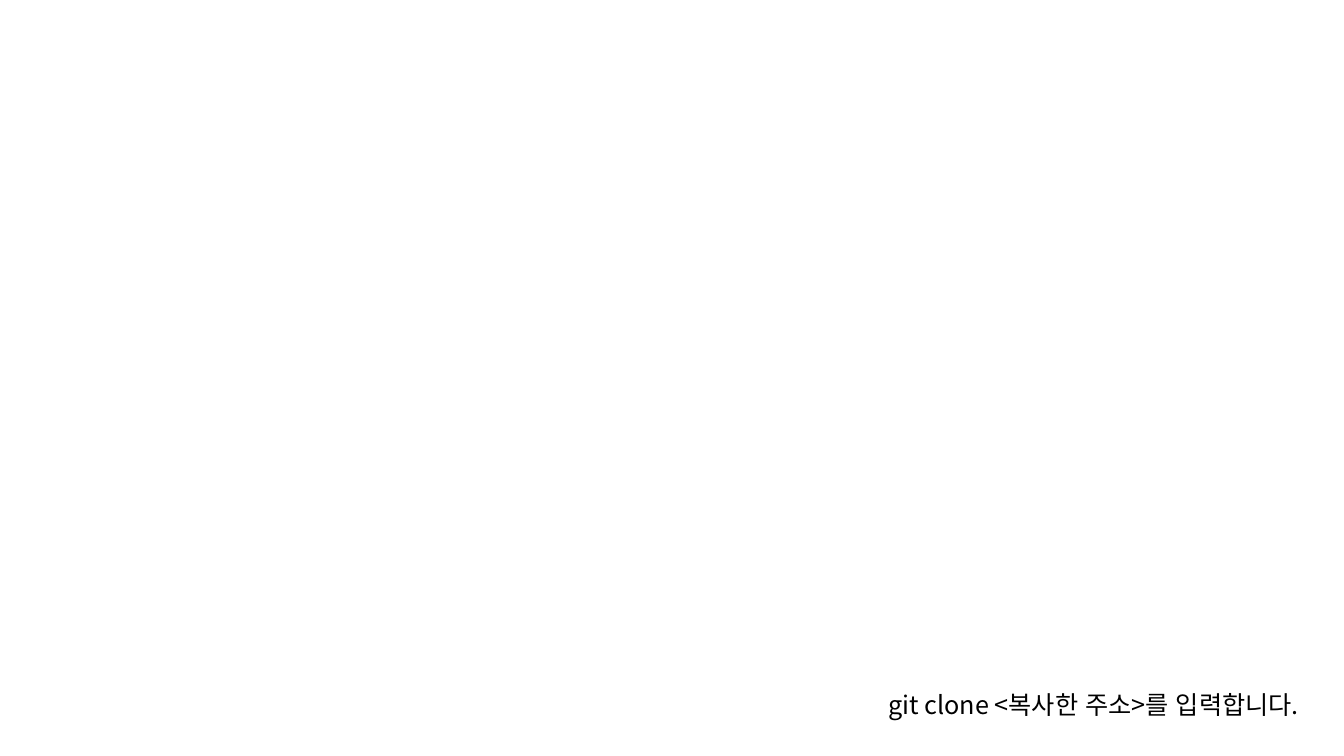
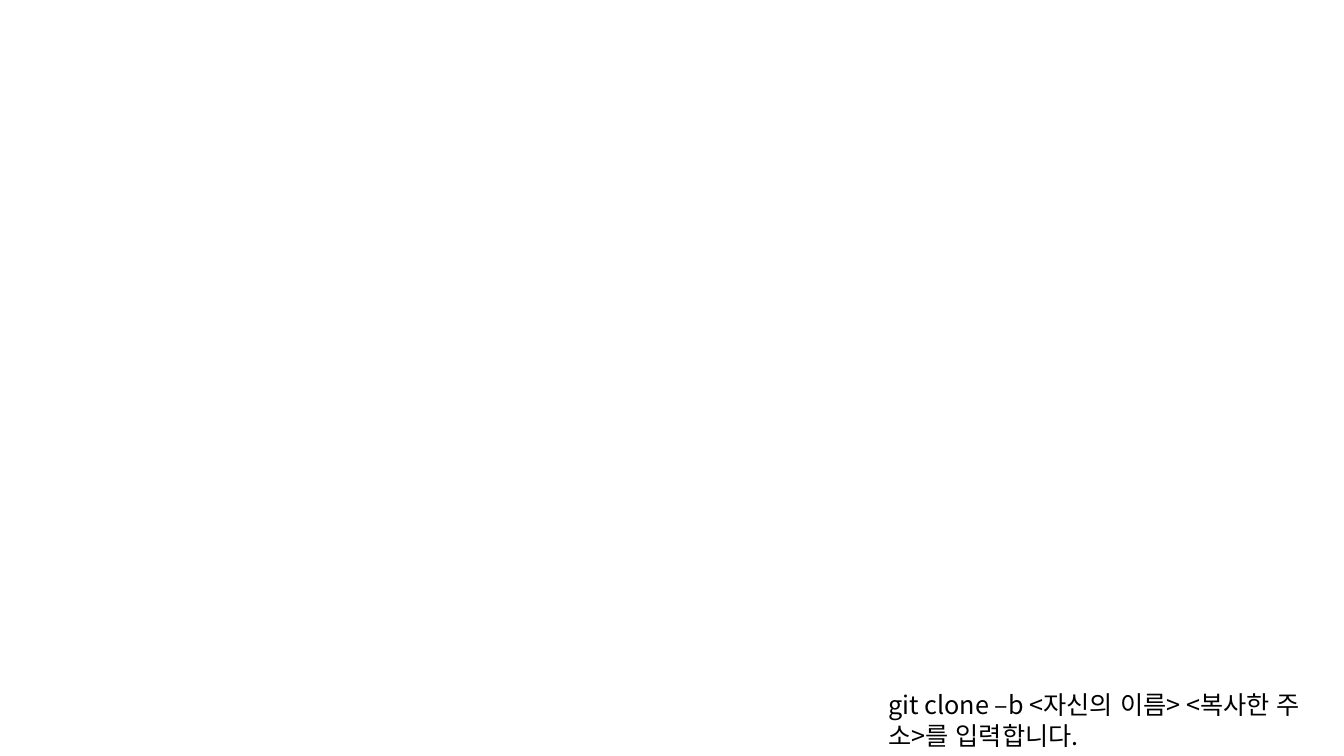
Before and after one commit to KwangryeolPark/University.3rd.winter.vacation.AI, a slide deck: slide 5 of git_github/처음에 해야하는 것/Process.pptx. Drawn at 1344x756 pixels with LibreOffice and Linux fonts; fonts in the diff are those of the drawing; background and template pictures are left out. Boxes give left, top, right and bottom in pixels: in the first picture for what was removed or moved away, otherwise in the second. Text is boxed around its words. In the diff, an @@ line names an element or a change of style, - is before the commit and + after.

```diff
--- a/git_github/처음에 해야하는 것/Process.pptx
+++ b/git_github/처음에 해야하는 것/Process.pptx
@@ text at (x1=888, y1=693, x2=1300, y2=747): text changed @@
-git clone <복사한 주소>를 입력합니다.
+git clone –b <자신의 이름> <복사한 주소>를 입력합니다.
```
Also in this commit, not shown: 2 other files.
